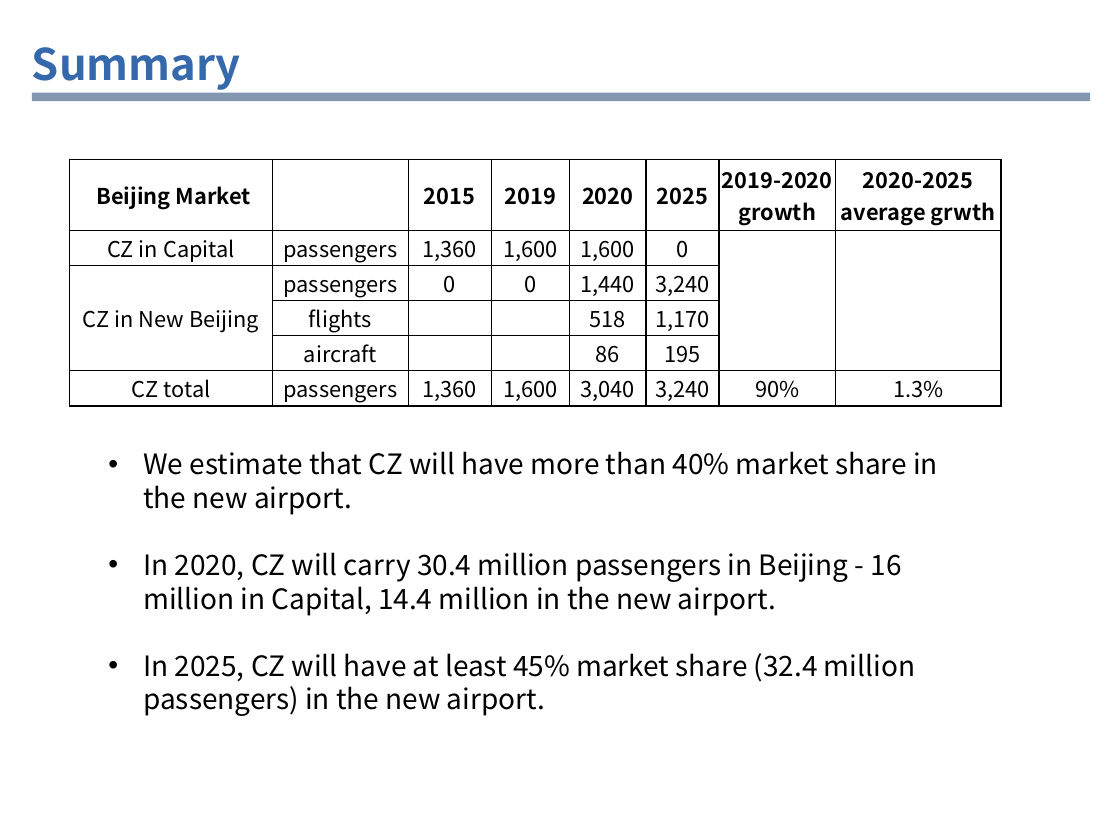
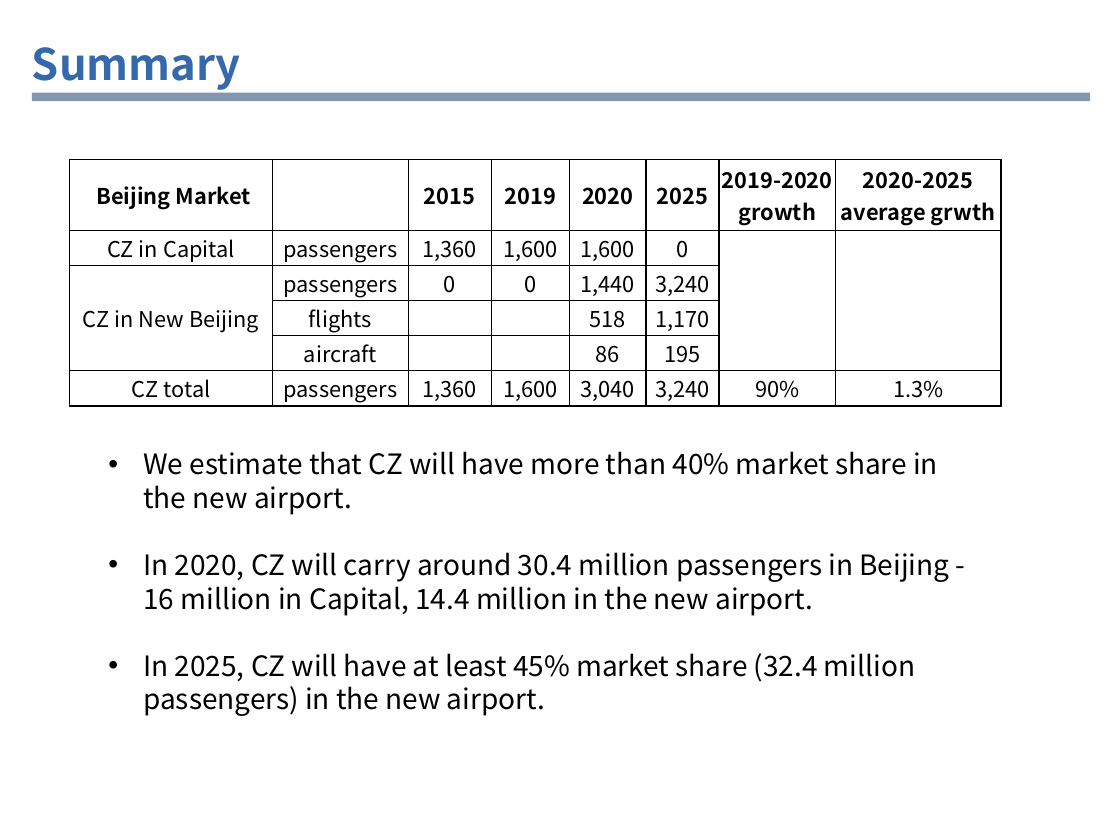
Before and after one commit to iamraulfans/delta, a slide deck: slide 10 of 达美交流网络规划部分En.pptx. Drawn at 1120x840 pixels with LibreOffice and Linux fonts; fonts in the diff are those of the drawing; background and template pictures are left out. Boxes give left, top, right and bottom in pixels: in the first picture for what was removed or moved away, otherwise in the second. Text is boxed around its words. In the diff, an @@ line names an element or a change of style, - is before the commit and + after.

```diff
--- a/达美交流网络规划部分En.pptx
+++ b/达美交流网络规划部分En.pptx
@@ text at bbox=[143, 552, 950, 616]: text changed @@
-• In 2020, CZ will carry 30.4 million passengers in Beijing - 16 million in Capital, 14.4 million in the new airport.
+• In 2020, CZ will carry around 30.4 million passengers in Beijing - 16 million in Capital, 14.4 million in the new airport.
```
Also in this commit, not shown: 8 other slides changed.
